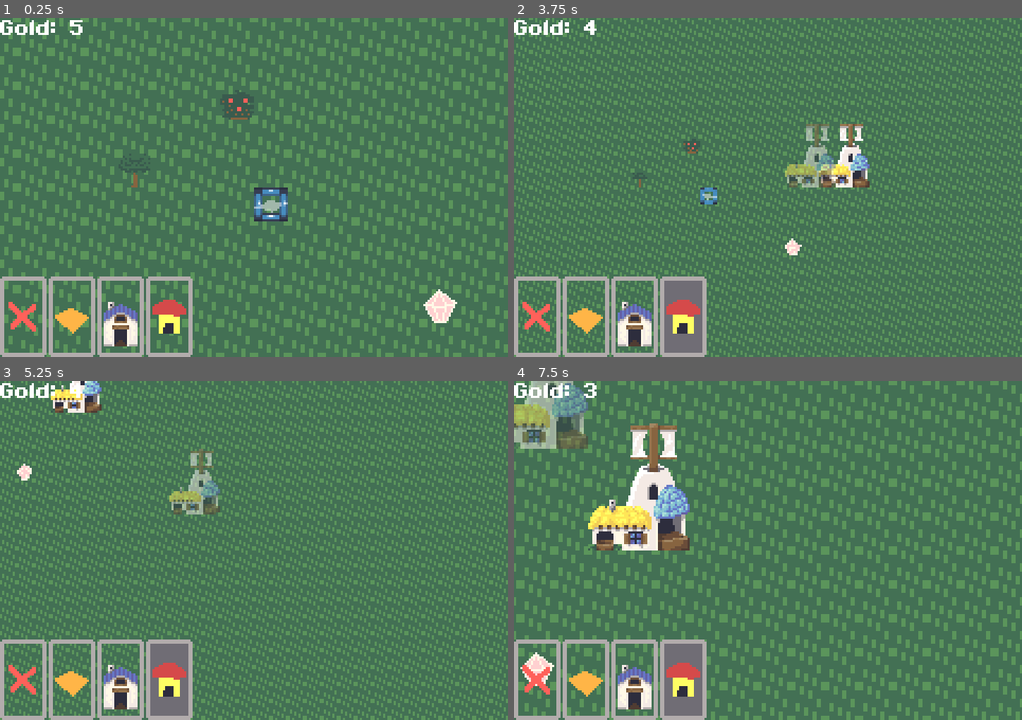
Above: before the commit, frames 1-4 (two rows, left to right).
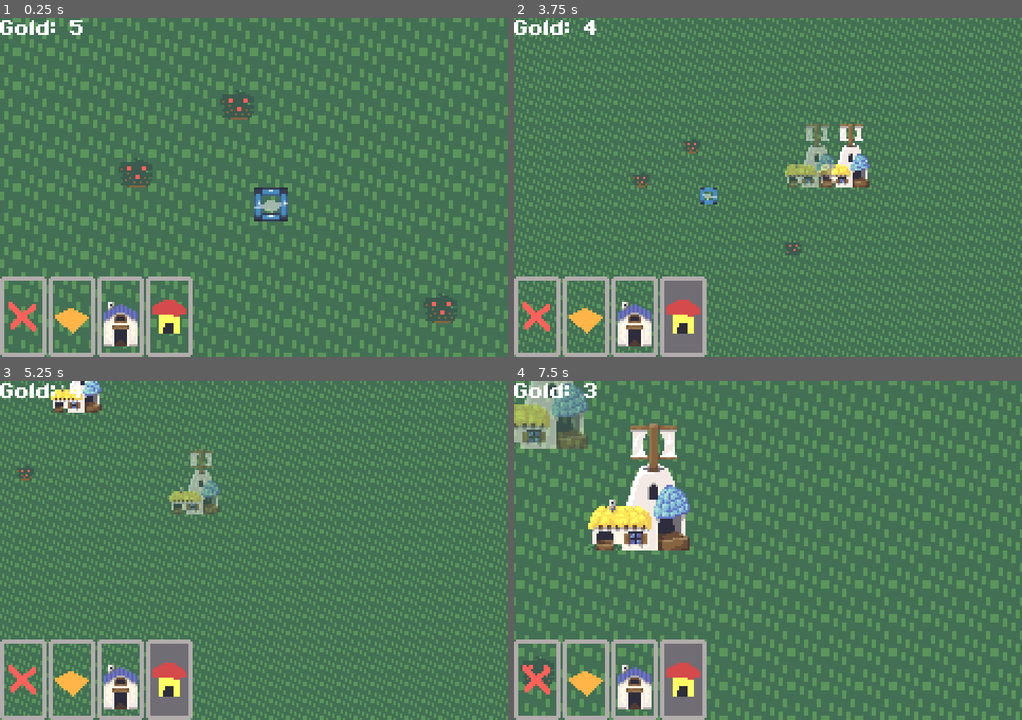
Above: after the commit, the same moments.

Repository: comfy-gamedev/ludum-dare-60
Game: Godot game, scene res://scenes/tutorials/tutor_3.tscn
Two runs of this game, one before a commit and one after it. Both use one fixed random seed, a clock stepped at 60 frames per second and the inputs below. This scene is started directly instead of the project's main scene. The engine's default icon, where the game draws it, is replaced by a stand-in: a white triangle on a blue panel in a dark square.
Inputs (mouse positions are in pixels of both pictures, inside the frame that each line leads up to):
- Up to frame 1 (0.25 s): no input
- Up to frame 2 (3.75 s): click (539, 316) at 0.52 s; click (585, 316) at 1.27 s; click (635, 316) at 2.02 s; click (681, 316) at 2.77 s; tap Enter at 3.5 s; move the mouse to (879, 170) at 3.52 s; hold D (pan_right) from 3.53 s (still down); hold Mouse wheel up (zoom_toggle) from 3.53 s (still down); click (879, 170) at 3.67 s
- Up to frame 3 (5.25 s): move the mouse to (152, 567) at 4.27 s; release D (pan_right) at 4.28 s; release Mouse wheel up (zoom_toggle) at 4.28 s; hold S (pan_down) 4.28-5.03 s; tap Mouse wheel up (zoom_toggle) at 4.35 s; move the mouse to (304, 475) at 5.02 s; hold D (pan_right) from 5.03 s (still down); hold Mouse wheel up (zoom_toggle) from 5.03 s (still down)
- Up to frame 4 (7.5 s): move the mouse to (742, 618) at 5.77 s; release D (pan_right) at 5.78 s; release Mouse wheel up (zoom_toggle) at 5.78 s; hold W (pan_up) 5.78-6.53 s; tap Mouse wheel up (zoom_toggle) at 5.85, 7.35 s; click (742, 618) at 5.92 s; move the mouse to (920, 601) at 6.52 s; hold Mouse wheel up (zoom_toggle) 6.53-7.28 s; hold A (pan_left) from 6.53 s (still down); move the mouse to (615, 499) at 7.27 s

The runs differ from the first frame. In frame 1, 0.6% of the frame differs, in the area x 23-90%, y 40-90%; in frame 2, 0.1%; in frame 3, 0.1%; in frame 4, 0.3%.

Commit message:
Added Tutorials

Diff:
--- a/scenes/end_scene/end_scene.gd
+++ b/scenes/end_scene/end_scene.gd
@@ -40,3 +40,12 @@
 
 func _on_button_pressed() -> void:
 	SceneGirl.change_scene("res://scenes/main/main.tscn")
+
+func _on_button_2_pressed() -> void:
+	SceneGirl.change_scene("res://scenes/tutorials/tutor_1.tscn")
+
+func _on_tutor_2_pressed() -> void:
+	SceneGirl.change_scene("res://scenes/tutorials/tutor_2.tscn")
+
+func _on_tutor_3_pressed() -> void:
+	SceneGirl.change_scene("res://scenes/tutorials/tutor_3.tscn")
--- a/scenes/end_scene/end_scene.tscn
+++ b/scenes/end_scene/end_scene.tscn
@@ -56,6 +56,33 @@
 theme = ExtResource("2_eoerb")
 text = "Main Menu"
 
+[node name="Tutor1" type="Button" parent="." unique_id=814339744]
+z_index = 2
+offset_left = 160.0
+offset_top = 59.0
+offset_right = 239.0
+offset_bottom = 80.0
+theme = ExtResource("2_eoerb")
+text = "Tutorial 1"
+
+[node name="Tutor2" type="Button" parent="." unique_id=440905258]
+z_index = 2
+offset_left = 160.0
+offset_top = 82.0
+offset_right = 239.0
+offset_bottom = 103.0
+theme = ExtResource("2_eoerb")
+text = "Tutorial 2"
+
+[node name="Tutor3" type="Button" parent="." unique_id=827685045]
+z_index = 2
+offset_left = 160.0
+offset_top = 105.0
+offset_right = 239.0
+offset_bottom = 126.0
+theme = ExtResource("2_eoerb")
+text = "Tutorial 3"
+
 [node name="logs" type="Node2D" parent="." unique_id=1340864861]
 
 [node name="Timer" type="Timer" parent="." unique_id=1636534742]
@@ -63,4 +90,7 @@
 autostart = true
 
 [connection signal="pressed" from="Button" to="." method="_on_button_pressed"]
+[connection signal="pressed" from="Tutor1" to="." method="_on_button_2_pressed"]
+[connection signal="pressed" from="Tutor2" to="." method="_on_tutor_2_pressed"]
+[connection signal="pressed" from="Tutor3" to="." method="_on_tutor_3_pressed"]
 [connection signal="timeout" from="Timer" to="." method="_on_timer_timeout"]
--- a/scenes/tutorials/tutor_3.gd
+++ b/scenes/tutorials/tutor_3.gd
@@ -4,6 +4,7 @@
 	preload("uid://c0rrybc5bgfno"),
 	preload("uid://nmq3klwu0rtw"),
 	preload("uid://c7sjwdmihoy6j")
+
 
 ]
 
@@ -23,17 +24,17 @@
 			var p := Vector2i(x, y)
 			surface_tile_map_layer.set_cell(p, 1, Vector2i(0, 0))
 
-	var tree = TREE.instantiate()
-	tree.grid_pos = (WORLD_SIZE / 2) + Vector2i(-4, -1)
-	entity_root.add_child(tree)
-
 	var bush = BUSH.instantiate()
-	bush.grid_pos = (WORLD_SIZE / 2) + Vector2i(-1, -3)
+	bush.grid_pos = (WORLD_SIZE / 2) + Vector2i(-4, -1)
 	entity_root.add_child(bush)
 
-	var crystal = CRYSTAL.instantiate()
-	crystal.grid_pos = (WORLD_SIZE / 2) + Vector2i(5, 3)
-	entity_root.add_child(crystal)
+	var bush2 = BUSH.instantiate()
+	bush2.grid_pos = (WORLD_SIZE / 2) + Vector2i(-1, -3)
+	entity_root.add_child(bush2)
+
+	var bush3 = BUSH.instantiate()
+	bush3.grid_pos = (WORLD_SIZE / 2) + Vector2i(5, 3)
+	entity_root.add_child(bush3)
 
 	camera_2d.position = Vector2(WORLD_SIZE) * GridMetric.GRID_PX * 0.5
 	camera_2d.limit_left = 0
